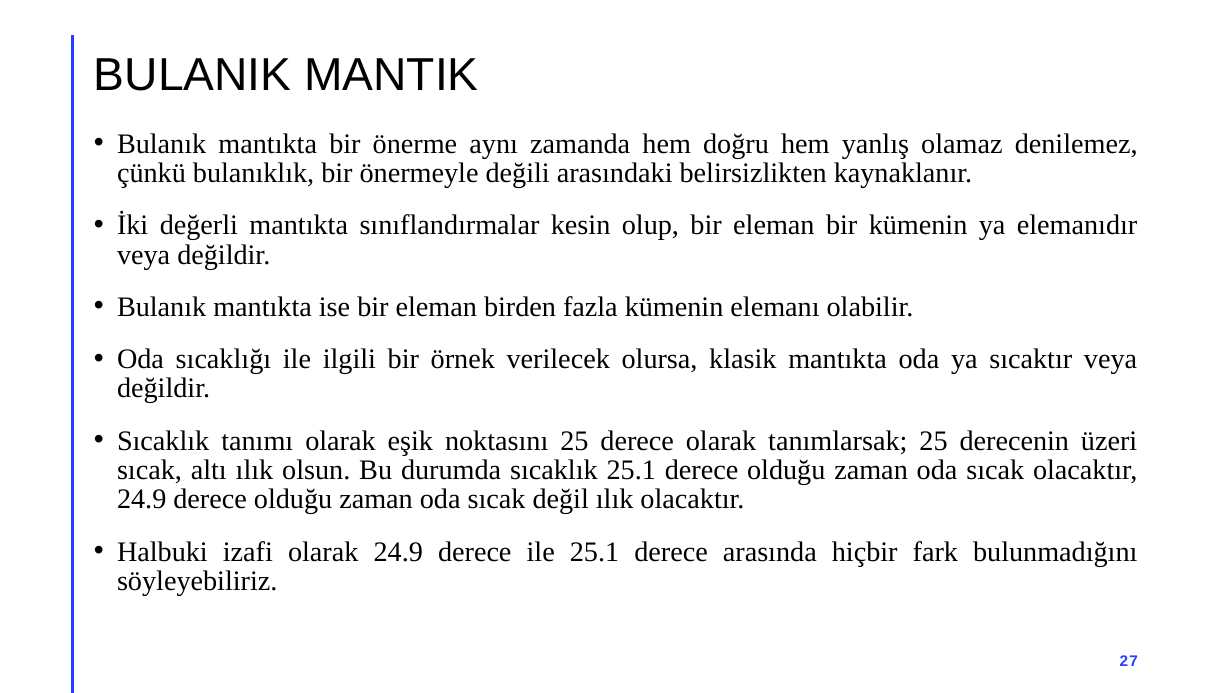
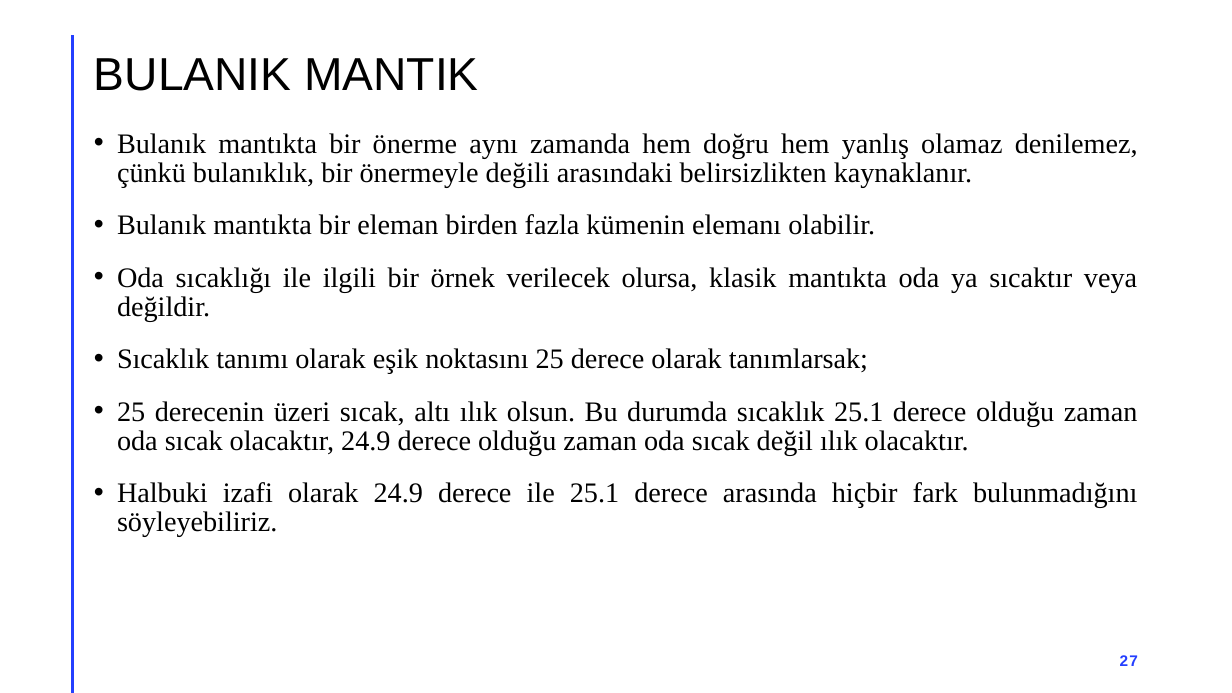
Before and after one commit to akaraci/Ileri-Bulanik-Mantik, a slide deck: slide 27 of Hafta-1.pptx. Drawn at 1232x693 pixels with LibreOffice and Linux fonts; fonts in the diff are those of the drawing. Boxes give left, top, right and bottom in pixels: in the first picture for what was removed or moved away, otherwise in the second. Text is boxed around its words. In the diff, an @@ line names an element or a change of style, - is before the commit and + after.

```diff
--- a/Hafta-1.pptx
+++ b/Hafta-1.pptx
@@ text at (x1=117, y1=214, x2=875, y2=235): text changed @@
-• İki değerli mantıkta sınıflandırmalar kesin olup, bir eleman bir kümenin ya elemanıdır veya değildir.
-• Bulanık mantıkta ise bir eleman birden fazla kümenin elemanı olabilir.
+• Bulanık mantıkta bir eleman birden fazla kümenin elemanı olabilir.
@@ text at (x1=117, y1=348, x2=1138, y2=455): text changed @@
-• Sıcaklık tanımı olarak eşik noktasını 25 derece olarak tanımlarsak; 25 derecenin üzeri sıcak, altı ılık olsun. Bu durumda sıcaklık 25.1 derece olduğu zaman oda sıcak olacaktır, 24.9 derece olduğu zaman oda sıcak değil ılık olacaktır.
+• Sıcaklık tanımı olarak eşik noktasını 25 derece olarak tanımlarsak;
+• 25 derecenin üzeri sıcak, altı ılık olsun. Bu durumda sıcaklık 25.1 derece olduğu zaman oda sıcak olacaktır, 24.9 derece olduğu zaman oda sıcak değil ılık olacaktır.
```
Also in this commit, not shown: 15 other slides changed, 2 slides removed, 2 other files.
